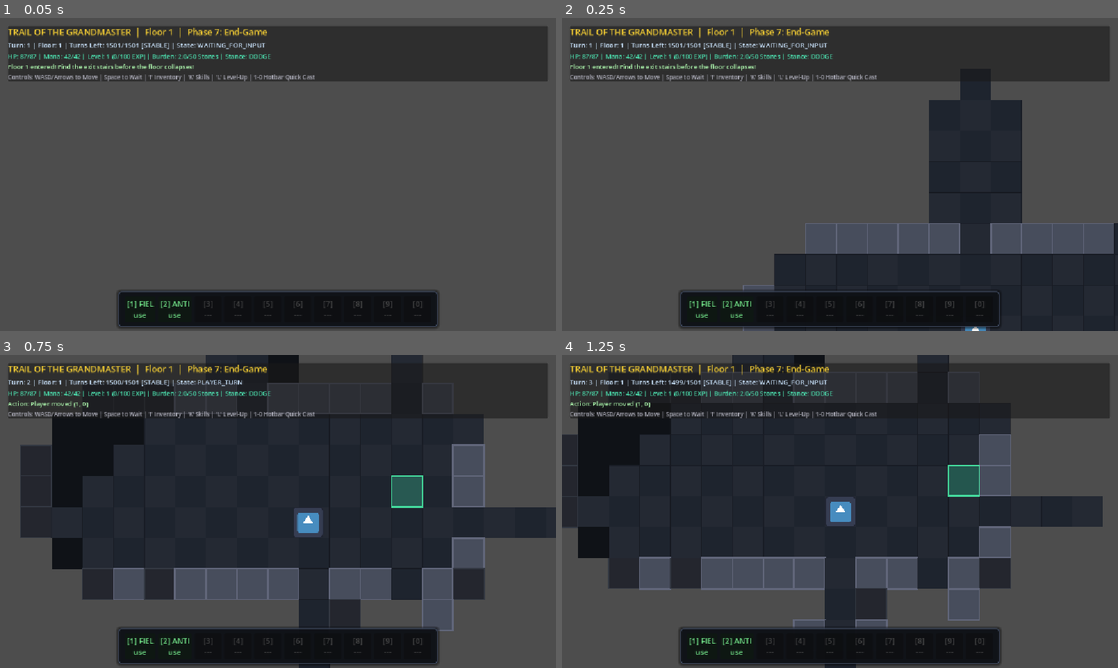
Above: before the commit, frames 1-4 (two rows, left to right).
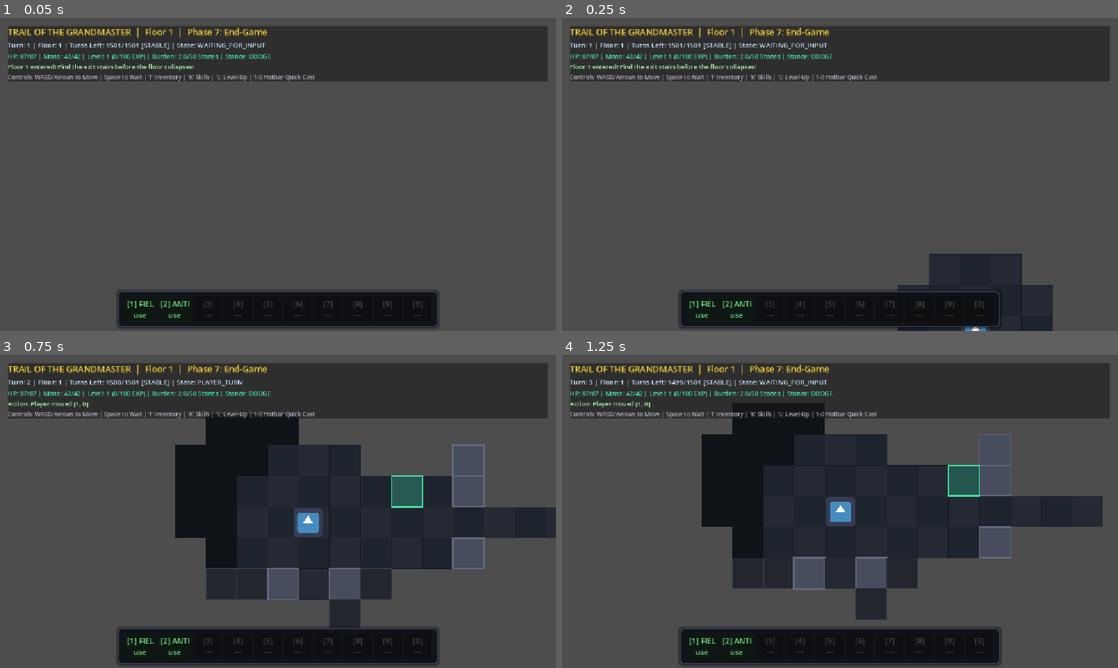
Above: after the commit, the same moments.

Repository: lvlnerd-dotcom/The-Trail-of-The-Grandmaster
Game: Godot game, scene res://scenes/world/World.tscn
Two runs of this game, one before a commit and one after it. Both use one fixed random seed, a clock stepped at 60 frames per second and the inputs below. This scene is started directly instead of the project's main scene. The engine's default icon, where the game draws it, is replaced by a stand-in: a white triangle on a blue panel in a dark square.
Inputs (mouse positions are in pixels of both pictures, inside the frame that each line leads up to):
- Up to frame 1 (0.05 s): no input
- Up to frame 2 (0.25 s): no input
- Up to frame 3 (0.75 s): tap Enter at 0.5 s; move the mouse to (400, 495) at 0.52 s; hold Keypad 3 (move_down_right) from 0.53 s (still down); hold Space (wait_turn) from 0.53 s (still down); click (400, 495) at 0.67 s
- Up to frame 4 (1.25 s): keep holding Keypad 3 (move_down_right); keep holding Space (wait_turn)

Frame 1 is identical in both runs. In frame 2, 15% of the frame differs, in the area x 32-100%, y 20-100%; in frame 3, 27%, in the area x 3-88%, y 0-100%; in frame 4, 24%.

Commit message:
Implement directional 45-deg Fog of War vision cone, Perception scaling, and StairsDown LoS restriction

Diff:
--- a/scripts/components/VisionComponent.gd
+++ b/scripts/components/VisionComponent.gd
@@ -7,9 +7,34 @@
 signal target_lost(target: Node2D)
 
 @export var view_distance_tiles: int = 8
+@export var peripheral_view_distance_tiles: int = 2
 @onready var parent_entity: Node2D = get_parent() as Node2D
 
 var visible_tiles: Array[Vector2i] = []
+
+## Returns +1 vision cone tile for every 10 levels in the Perception skill.
+func get_perception_vision_bonus(observer: Node2D = null) -> int:
+    var ent = observer if observer else parent_entity
+    if not ent and get_parent() is Node2D:
+        ent = get_parent() as Node2D
+    if not ent:
+        return 0
+    var obs_skills = ent.get_node_or_null("SkillComponent") as SkillComponent
+    if not obs_skills:
+        for c in ent.get_children():
+            if c is SkillComponent:
+                obs_skills = c
+                break
+    if obs_skills:
+        var perc_skill = obs_skills.get_skill(SkillData.SkillId.PERCEPTION)
+        if perc_skill:
+            return maxi(0, int(floor(perc_skill.level / 10.0)))
+    return 0
+
+## Calculates effective maximum distance of the forward vision reveal cone:
+## Base view_distance_tiles + (1 tile per 10 levels in Perception skill).
+func get_effective_view_distance(observer: Node2D = null) -> int:
+    return view_distance_tiles + get_perception_vision_bonus(observer)
 
 ## Evaluates detection chance strictly per design document:
 ## P(Detection) = (Observer Perception + 50) / ((Target Hide + 50) * 2) + ObsBonuses - TargetBonuses
@@ -60,7 +85,7 @@
 
     var to_cell = target.get("grid_pos") as Vector2i
     var dist = abs(from_cell.x - to_cell.x) + abs(from_cell.y - to_cell.y)
-    if dist > view_distance_tiles:
+    if dist > get_effective_view_distance():
         return false
 
     # Check Line of Sight on grid using Bresenham algorithm
--- a/scripts/entities/BaseEntity.gd
+++ b/scripts/entities/BaseEntity.gd
@@ -38,11 +38,15 @@
         grid.register_entity(self, grid_pos)
         global_position = grid.grid_to_world(grid_pos)
 
+func set_facing_direction(direction: Vector2i) -> void:
+    if direction != Vector2i.ZERO:
+        facing_direction = direction
+
 func try_move(direction: Vector2i) -> bool:
     if is_moving or not grid:
         return false
 
-    facing_direction = direction
+    set_facing_direction(direction)
     var target_cell = grid_pos + direction
 
     if grid.can_enter(target_cell):
--- a/scripts/entities/Player.gd
+++ b/scripts/entities/Player.gd
@@ -111,6 +111,7 @@
 				_handle_click_move(target_cell)
 
 func _handle_move_input(direction: Vector2i) -> void:
+	set_facing_direction(direction)
 	var target_cell = grid_pos + direction
 
 	# Check if target cell has a hostile occupant -> Melee bump attack!
@@ -133,7 +134,7 @@
 			bus.emit_signal("entity_bumped", self, target_cell)
 
 func _execute_melee_attack(target: Node2D, direction: Vector2i) -> void:
-	facing_direction = direction
+	set_facing_direction(direction)
 	_play_bump_animation(direction)
 
 	var weapon = inventory.get_equipped_weapon()
--- a/scripts/world/FogOfWarSystem.gd
+++ b/scripts/world/FogOfWarSystem.gd
@@ -1,3 +1,4 @@
+@tool
 class_name FogOfWarSystem
 extends Node
 
@@ -48,13 +49,37 @@
 	if idx != -1 and idx < visibility_buffer.size():
 		visibility_buffer[idx] = state
 
-## Updates the field-of-view from origin out to sight_radius.
-## Demotes previously visible cells to EXPLORED, and raycasts to illuminate new cells.
-func update_visibility(origin: Vector2i, sight_radius: int, grid: DungeonGrid) -> void:
+const DEFAULT_CONE_ANGLE_DEG: float = 45.0
+const DEFAULT_PERIPHERAL_RADIUS: int = 2
+
+@export var cone_angle_degrees: float = DEFAULT_CONE_ANGLE_DEG
+@export var peripheral_radius: int = DEFAULT_PERIPHERAL_RADIUS
+
+## Checks whether a target cell falls within the forward directional vision cone (default 45-degree arc).
+func is_in_vision_cone(origin: Vector2i, target: Vector2i, facing_direction: Vector2i, cone_angle_deg: float = DEFAULT_CONE_ANGLE_DEG) -> bool:
+	if target == origin or facing_direction == Vector2i.ZERO:
+		return true
+	var f_vec = Vector2(facing_direction).normalized()
+	var t_vec = Vector2(target - origin).normalized()
+	var half_angle_rad = deg_to_rad(cone_angle_deg * 0.5)
+	var angle_diff = absf(f_vec.angle_to(t_vec))
+	return angle_diff <= (half_angle_rad + 0.001)
+
+## Updates the field-of-view from origin.
+## If facing_direction is non-zero, applies full sight_radius within the 45-degree forward vision cone
+## and reduced p_peripheral_radius behind and to the sides.
+## Demotes previously visible cells to EXPLORED (permanent memory), and illuminates visible cells.
+func update_visibility(
+	origin: Vector2i,
+	sight_radius: int,
+	grid: DungeonGrid,
+	facing_direction: Vector2i = Vector2i.ZERO,
+	p_peripheral_radius: int = DEFAULT_PERIPHERAL_RADIUS
+) -> void:
 	if visibility_buffer.size() < grid_width * grid_height:
-		init_fog(grid.grid_width, grid.grid_height)
+		init_fog(grid.grid_width if grid else grid_width, grid.grid_height if grid else grid_height)
 
-	# 1. Demote all currently visible cells to EXPLORED
+	# 1. Demote all currently visible cells to EXPLORED (permanent memory state)
 	for cell in current_visible_cells:
 		var idx = _cell_to_index(cell)
 		if idx != -1:
@@ -65,28 +90,37 @@
 	set_visibility(origin, TileVisibility.VISIBLE)
 	current_visible_cells.append(origin)
 
-	# 3. Cast rays to the bounding perimeter of the sight circle
-	var r = sight_radius
+	# 3. Evaluate cells within the bounding box of sight_radius
+	var r = maxi(sight_radius, p_peripheral_radius)
 	var min_x = maxi(0, origin.x - r)
 	var max_x = mini(grid_width - 1, origin.x + r)
 	var min_y = maxi(0, origin.y - r)
 	var max_y = mini(grid_height - 1, origin.y + r)
 
-	# Collect perimeter cells to raycast to
-	var targets: Array[Vector2i] = []
-	for x in range(min_x, max_x + 1):
-		targets.append(Vector2i(x, min_y))
-		targets.append(Vector2i(x, max_y))
-	for y in range(min_y + 1, max_y):
-		targets.append(Vector2i(min_x, y))
-		targets.append(Vector2i(max_x, y))
+	for y in range(min_y, max_y + 1):
+		for x in range(min_x, max_x + 1):
+			var target = Vector2i(x, y)
+			if target == origin:
+				continue
 
-	for target in targets:
-		_cast_ray(origin, target, r, grid)
+			var dist = Vector2(target - origin).length()
+			var in_cone = is_in_vision_cone(origin, target, facing_direction, cone_angle_degrees)
+			var allowed_dist = float(sight_radius) + 0.001 if in_cone else float(p_peripheral_radius) + 0.25
+
+			if dist > allowed_dist:
+				continue
+
+			if _has_clear_line_of_sight(origin, target, grid):
+				var idx = _cell_to_index(target)
+				if idx != -1:
+					visibility_buffer[idx] = TileVisibility.VISIBLE
+					current_visible_cells.append(target)
 
 	emit_signal("visibility_updated", current_visible_cells)
 
-func _cast_ray(p0: Vector2i, p1: Vector2i, max_dist: int, grid: DungeonGrid) -> void:
+func _has_clear_line_of_sight(p0: Vector2i, p1: Vector2i, grid: DungeonGrid) -> bool:
+	if not grid:
+		return true
 	var dx = abs(p1.x - p0.x)
 	var dy = -abs(p1.y - p0.y)
 	var sx = 1 if p0.x < p1.x else -1
@@ -95,23 +129,10 @@
 	var curr = p0
 
 	while true:
-		if curr != p0:
-			var dist = abs(curr.x - p0.x) + abs(curr.y - p0.y)
-			if dist > max_dist:
-				break
-
-			var idx = _cell_to_index(curr)
-			if idx != -1:
-				visibility_buffer[idx] = TileVisibility.VISIBLE
-				if not current_visible_cells.has(curr):
-					current_visible_cells.append(curr)
-
-			# If this cell is a wall, vision stops here (the wall itself is revealed)
-			if grid and grid.wall_cells.has(curr):
-				break
-
 		if curr == p1:
-			break
+			return true
+		if curr != p0 and grid.wall_cells.has(curr):
+			return false
 
 		var e2 = 2 * err
 		if e2 >= dy:
@@ -120,6 +141,7 @@
 		if e2 <= dx:
 			err += dx
 			curr.y += sy
+	return true
 
 ## Reveals all cells (useful for debug or whole-floor clarity scrolls)
 func reveal_all() -> void:
--- a/scripts/world/StairsDown.gd
+++ b/scripts/world/StairsDown.gd
@@ -1,3 +1,4 @@
+@tool
 class_name StairsDown
 extends Node2D
 
@@ -15,6 +16,16 @@
     grid_pos = p_pos
     current_floor = p_floor
     position = Vector2(grid.grid_to_world(grid_pos))
+    visible = false
+    queue_redraw()
+
+## Updates stairs visibility strictly from active line-of-sight (TileVisibility.VISIBLE).
+## Stairs remain hidden in both HIDDEN and EXPLORED (memory) states until actively looked at.
+func update_visibility_from_fog(fow: FogOfWarSystem) -> void:
+    if not fow:
+        visible = false
+        return
+    visible = fow.is_visible(grid_pos)
     queue_redraw()
 
 func can_descend(entity: Node2D) -> bool:
--- a/scripts/world/World.gd
+++ b/scripts/world/World.gd
@@ -529,6 +529,9 @@
 	_update_hud()
 
 func _on_player_acted(action: String, details: Dictionary) -> void:
+	if action == "melee_attack":
+		update_fog_and_cull_entities()
+		_scan_environment_with_perception()
 	if details.has("message"):
 		if action == "enemy_attack":
 			if label_log.text.begins_with("Enemy:") or label_log.text.begins_with("Enemies:"):
@@ -546,11 +549,17 @@
 	if not fow_system or not player or not is_instance_valid(player):
 		return
 	var sight_radius = 8
+	var peripheral_radius = FogOfWarSystem.DEFAULT_PERIPHERAL_RADIUS
 	if player.vision:
-		sight_radius = player.vision.view_distance_tiles
-	fow_system.update_visibility(player.grid_pos, sight_radius, grid)
+		sight_radius = player.vision.get_effective_view_distance(player)
+		peripheral_radius = player.vision.peripheral_view_distance_tiles
+	fow_system.update_visibility(player.grid_pos, sight_radius, grid, player.facing_direction, peripheral_radius)
 	if grid_visualizer:
 		grid_visualizer.queue_redraw()
+
+	# Stairs are strictly hidden unless inside the player's active, unmasked line-of-sight cone
+	if stairs_down and is_instance_valid(stairs_down):
+		stairs_down.update_visibility_from_fog(fow_system)
 
 	for e in enemies:
 		if is_instance_valid(e):
@@ -589,12 +598,13 @@
 		return
 
 	var p_pos = player.grid_pos
+	var max_scan_dist = player.vision.get_effective_view_distance(player)
 
 	# Check hidden Secret Doors
 	for door in secret_doors:
 		if not door.is_revealed:
 			var dist = abs(door.grid_pos.x - p_pos.x) + abs(door.grid_pos.y - p_pos.y)
-			if dist <= player.vision.view_distance_tiles:
+			if dist <= max_scan_dist and (not fow_system or fow_system.is_visible(door.grid_pos)):
 				if VisionComponent.has_line_of_sight(grid, p_pos, door.grid_pos):
 					var det_chance = VisionComponent.calculate_detection_chance(player, door)
 					if randf() <= det_chance:
@@ -610,7 +620,7 @@
 		var trap = traps[t_pos]
 		if not trap.is_revealed:
 			var dist = abs(t_pos.x - p_pos.x) + abs(t_pos.y - p_pos.y)
-			if dist <= player.vision.view_distance_tiles:
+			if dist <= max_scan_dist and (not fow_system or fow_system.is_visible(t_pos)):
 				if VisionComponent.has_line_of_sight(grid, p_pos, t_pos):
 					var det_chance = VisionComponent.calculate_detection_chance(player, trap)
 					if randf() <= det_chance:
@@ -620,6 +630,8 @@
 
 func _on_entity_bumped(entity: Node2D, target_cell: Vector2i) -> void:
 	if entity == player:
+		update_fog_and_cull_entities()
+		_scan_environment_with_perception()
 		label_log.text = "Bump! Solid wall/obstacle at %s blocks movement." % str(target_cell)
 
 func _on_player_leveled_up(new_level: int, pts: int) -> void:
@@ -629,6 +641,7 @@
 
 func _on_skill_xp_gained(s_name: String, _amt: float, cur_lvl: float) -> void:
 	label_log.text = "Skill Trained: %s reached level %.1f" % [s_name, cur_lvl]
+	update_fog_and_cull_entities()
 
 func _on_keystone_unlocked(s_name: String, milestone: int) -> void:
 	label_log.text = "Keystone Unlocked! %s achieved milestone %d!" % [s_name, milestone]
--- a/tests/test_phase8_core_systems.gd
+++ b/tests/test_phase8_core_systems.gd
@@ -2,32 +2,6 @@
 extends McpTestSuite
 
 ## Phase 8 Test Suite: Opaque UI, Fog of War, Expanded Floors, 12-Slot Paperdoll, Skills UI, and Hotbar Verification
-
-const BaseModal = preload("res://scripts/ui/BaseModal.gd")
-const FogOfWarSystem = preload("res://scripts/world/FogOfWarSystem.gd")
-const DungeonGenerator = preload("res://scripts/world/DungeonGenerator.gd")
-const DungeonGrid = preload("res://scripts/world/DungeonGrid.gd")
-const FloorCollapseManager = preload("res://scripts/world/FloorCollapseManager.gd")
-const TurnManager = preload("res://scripts/world/TurnManager.gd")
-const ItemData = preload("res://scripts/resources/ItemData.gd")
-const InventoryComponent = preload("res://scripts/components/InventoryComponent.gd")
-const SkillData = preload("res://scripts/resources/SkillData.gd")
-const SpellData = preload("res://scripts/resources/SpellData.gd")
-const SpellCastingComponent = preload("res://scripts/components/SpellCastingComponent.gd")
-const HotbarBar = preload("res://scripts/ui/HotbarBar.gd")
-
-func _init() -> void:
-	var scripts_to_reload = [
-		"res://scripts/resources/ItemData.gd",
-		"res://scripts/components/InventoryComponent.gd",
-		"res://scripts/resources/SkillData.gd",
-		"res://scripts/ui/BaseModal.gd",
-		"res://scripts/ui/HotbarBar.gd"
-	]
-	for p in scripts_to_reload:
-		var scr = load(p) as GDScript
-		if scr:
-			scr.reload()
 
 func suite_name() -> String:
 	return "phase8_core_systems"
@@ -191,3 +165,106 @@
 	assert_eq(hotbar.slots[1].item.quantity, 3, "Slot 1 holds 3 potions")
 
 	hotbar.queue_free()
+
+func test_directional_vision_cone_and_peripheral_radius() -> void:
+	var fow = track(FogOfWarSystem.new()) as FogOfWarSystem
+	fow.init_fog(30, 30)
+
+	var grid = track(DungeonGrid.new()) as DungeonGrid
+	grid.grid_width = 30
+	grid.grid_height = 30
+	grid.clear_grid()
+	for y in range(30):
+		for x in range(30):
+			grid.set_cell_walkable(Vector2i(x, y), true)
+
+	var origin = Vector2i(10, 10)
+	# Facing East (Vector2i.RIGHT), sight_radius = 8, peripheral_radius = 2
+	fow.update_visibility(origin, 8, grid, Vector2i.RIGHT, 2)
+
+	# Directly ahead (East) within 8 tiles is VISIBLE
+	assert_true(fow.is_visible(Vector2i(18, 10)), "8 tiles directly East in 45-deg cone is VISIBLE")
+	assert_true(fow.is_visible(Vector2i(16, 12)), "Tile (16,12) inside 45-deg forward arc is VISIBLE")
+	assert_false(fow.is_visible(Vector2i(16, 15)), "Tile (16,15) outside 45-deg cone & beyond peripheral radius is NOT VISIBLE")
+
+	# Behind (West) and to the sides (North/South): visible within peripheral radius 2, hidden at distance 3+
+	assert_true(fow.is_visible(Vector2i(8, 10)), "2 tiles behind (West) is within peripheral radius and VISIBLE")
+	assert_false(fow.is_visible(Vector2i(7, 10)), "3 tiles behind (West) exceeds peripheral radius and is NOT VISIBLE")
+	assert_true(fow.is_visible(Vector2i(10, 8)), "2 tiles to side (North) is within peripheral radius and VISIBLE")
+	assert_false(fow.is_visible(Vector2i(10, 7)), "3 tiles to side (North) exceeds peripheral radius and is NOT VISIBLE")
+
+	# Turn to face West (Vector2i.LEFT): previous East cone tiles become EXPLORED, West cone becomes VISIBLE
+	fow.update_visibility(origin, 8, grid, Vector2i.LEFT, 2)
+	assert_false(fow.is_visible(Vector2i(18, 10)), "East tile (18,10) is no longer actively VISIBLE after turning West")
+	assert_true(fow.is_explored(Vector2i(18, 10)), "East tile (18,10) remains permanently EXPLORED")
+	assert_true(fow.is_visible(Vector2i(2, 10)), "8 tiles directly West is now VISIBLE")
+
+func test_perception_skill_vision_scaling() -> void:
+	var mock_player = track(Node2D.new()) as Node2D
+	var skills_comp = track(SkillComponent.new()) as SkillComponent
+	skills_comp.name = "SkillComponent"
+	mock_player.add_child(skills_comp)
+	skills_comp._ready()
+
+	var vision = track(VisionComponent.new()) as VisionComponent
+	vision.view_distance_tiles = 8
+	mock_player.add_child(vision)
+
+	var perc_skill: SkillData = skills_comp.get_skill(SkillData.SkillId.PERCEPTION)
+	assert_true(perc_skill != null, "Perception skill exists in SkillComponent")
+
+	# Level 0 -> +0 bonus (total 8)
+	perc_skill.level = 0.0
+	assert_eq(vision.get_perception_vision_bonus(mock_player), 0, "Level 0 Perception grants +0 vision")
+	assert_eq(vision.get_effective_view_distance(mock_player), 8, "Base effective view distance is 8")
+
+	# Level 9.9 -> +0 bonus (total 8)
+	perc_skill.level = 9.9
+	assert_eq(vision.get_perception_vision_bonus(mock_player), 0, "Level 9.9 Perception grants +0 vision")
+
+	# Level 10.0 -> +1 bonus (total 9)
+	perc_skill.level = 10.0
+	assert_eq(vision.get_perception_vision_bonus(mock_player), 1, "Level 10 Perception grants +1 vision")
+	assert_eq(vision.get_effective_view_distance(mock_player), 9, "Effective view distance at 10 Perception is 9")
+
+	# Level 25.0 -> +2 bonus (total 10)
+	perc_skill.level = 25.0
+	assert_eq(vision.get_perception_vision_bonus(mock_player), 2, "Level 25 Perception grants +2 vision")
+	assert_eq(vision.get_effective_view_distance(mock_player), 10, "Effective view distance at 25 Perception is 10")
+
+	# Level 100.0 -> +10 bonus (total 18)
+	perc_skill.level = 100.0
+	assert_eq(vision.get_perception_vision_bonus(mock_player), 10, "Level 100 Perception grants +10 vision")
+	assert_eq(vision.get_effective_view_distance(mock_player), 18, "Effective view distance at 100 Perception is 18")
+
+func test_stairs_down_strict_line_of_sight_visibility() -> void:
+	var fow = track(FogOfWarSystem.new()) as FogOfWarSystem
+	fow.init_fog(30, 30)
+
+	var grid = track(DungeonGrid.new()) as DungeonGrid
+	grid.grid_width = 30
+	grid.grid_height = 30
+	grid.clear_grid()
+	for y in range(30):
+		for x in range(30):
+			grid.set_cell_walkable(Vector2i(x, y), true)
+
+	var stairs = track(StairsDown.new()) as StairsDown
+	stairs.setup(grid, Vector2i(16, 10), 1)
+
+	# 1. Hidden state: stairs must be strictly hidden
+	assert_false(stairs.visible, "Stairs start hidden before player looks at them")
+	stairs.update_visibility_from_fog(fow)
+	assert_false(stairs.visible, "Stairs remain hidden while tile is HIDDEN")
+
+	# 2. Player at (10, 10) facing East (Vector2i.RIGHT) with radius 8 -> stairs at (16, 10) is in active vision cone
+	fow.update_visibility(Vector2i(10, 10), 8, grid, Vector2i.RIGHT, 2)
+	stairs.update_visibility_from_fog(fow)
+	assert_true(stairs.visible, "Stairs become visible when inside active vision cone")
+
+	# 3. Player turns North (Vector2i.UP) -> (16, 10) is now EXPLORED memory, no longer in active vision cone
+	fow.update_visibility(Vector2i(10, 10), 8, grid, Vector2i.UP, 2)
+	assert_true(fow.is_explored(Vector2i(16, 10)), "Stairs tile is in EXPLORED memory state")
+	assert_false(fow.is_visible(Vector2i(16, 10)), "Stairs tile is not actively VISIBLE")
+	stairs.update_visibility_from_fog(fow)
+	assert_false(stairs.visible, "Stairs must be hidden when tile is only in EXPLORED fog memory")
